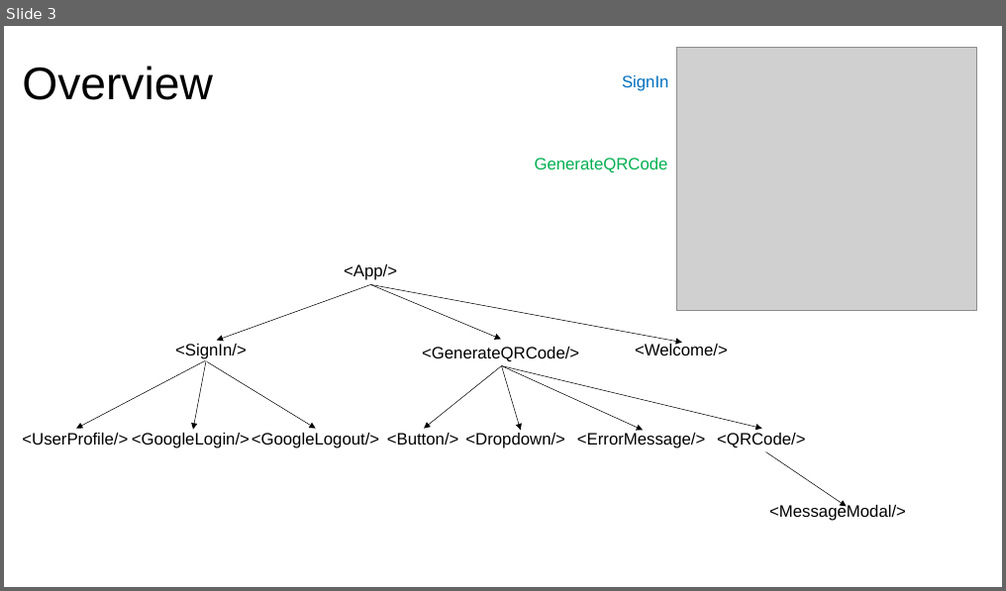
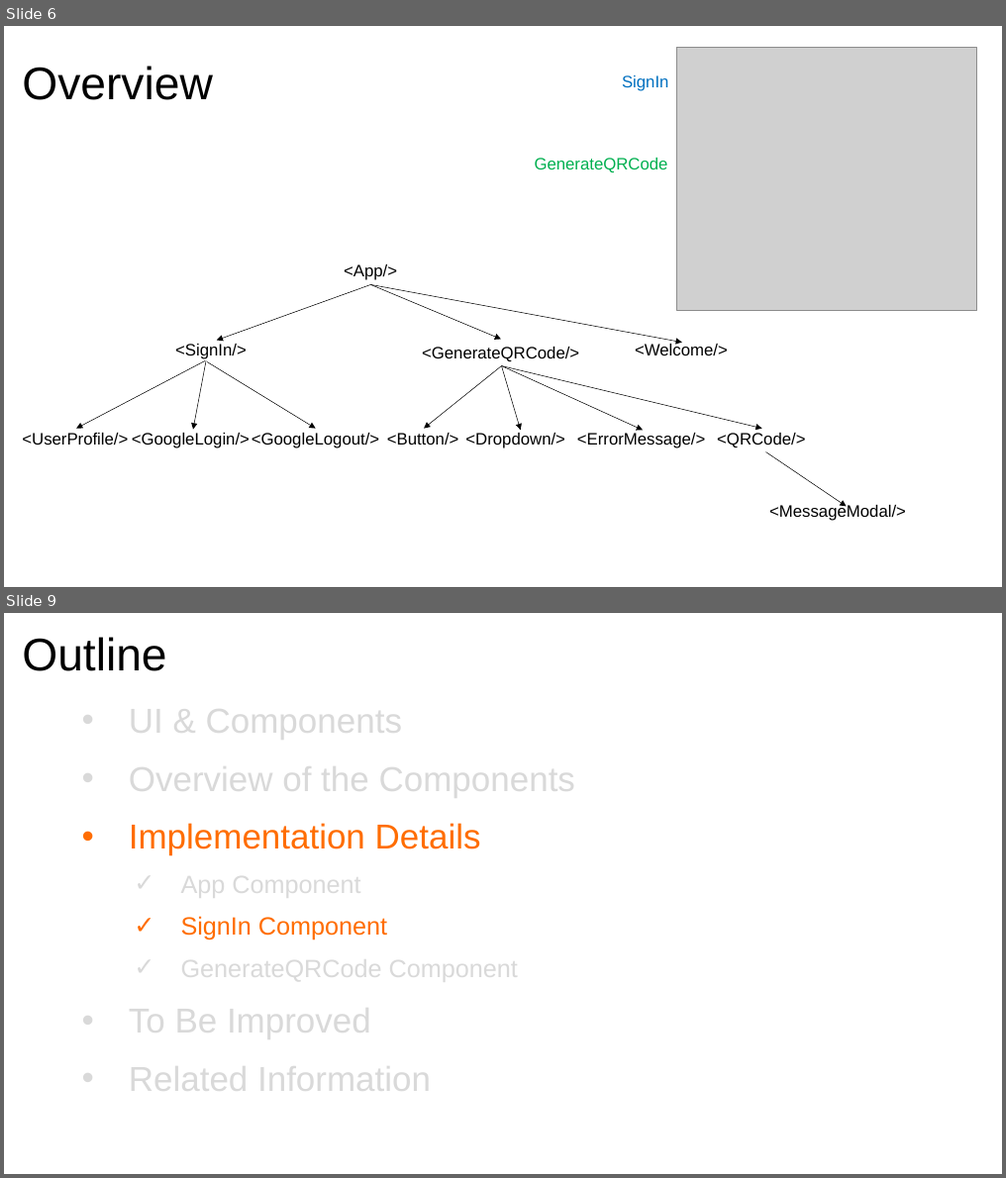
Before and after one commit to xiangyuliu-crs/QRCode, a slide deck: docs/QRCode.pptx. Shown one above the other, each under a label of ours: slide 3 before the commit, slides 6 and 9 after it; the slides between them are not shown. The pictures are 1006x591 and 1006x1178 pixels, drawn with LibreOffice and Linux fonts; fonts in the diff are those of the drawing; grey boxes stand for pictures. Boxes give left, top, right and bottom in pixels: in the first picture for what was removed or moved away, otherwise in the second. Text is boxed around its words. In the diff, an @@ line names an element or a change of style, - is before the commit and + after.

Commit message:
add outline to the slides

```diff
--- a/docs/QRCode.pptx
+++ b/docs/QRCode.pptx
@@ slide 9 added at <box>4,613,1002,1174</box>, background #FFFFFF @@
@@ title added at <box>22,637,166,671</box>, 44 pt, text #000000 @@
+Outline
@@ text added at <box>129,702,575,1099</box>, 33.3 pt, text #D9D9D9 @@
+• UI & Components
+• Overview of the Components
+• Implementation Details
+  ✓ App Component
+  ✓ SignIn Component
+  ✓ GenerateQRCode Component
+• To Be Improved
+• Related Information
@@ what was slide 3 is now slide 6 @@
```
Also in this commit, not shown: 4 slides changed, 9 other slides added.
